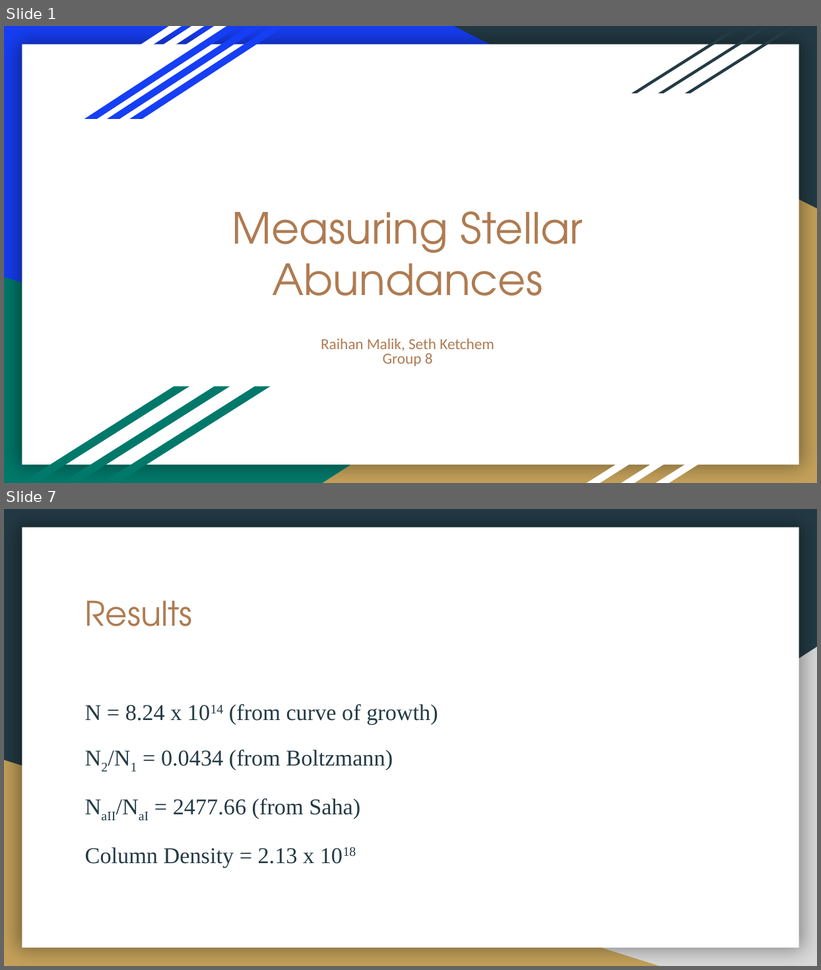
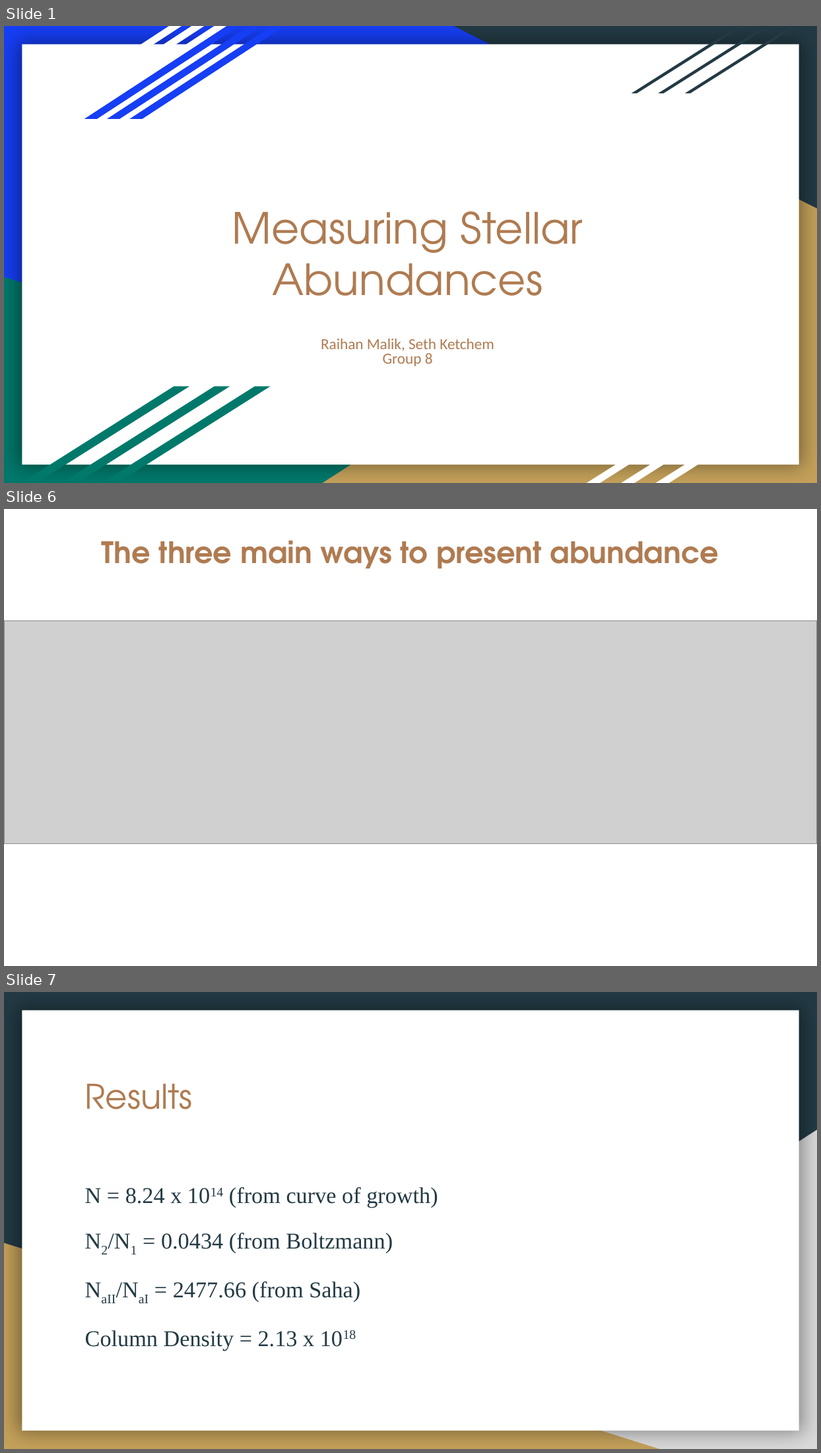
Before and after one commit to sketchemL/Group8-StellarAbundances-ES5205, a slide deck: Project 3 - Measuring Stellar Abundances.pptx. Shown one above the other, each under a label of ours: slides 1 and 7 before the commit, slides 1, 6 and 7 after it; the slides between them are not shown. The pictures are 821x970 and 821x1453 pixels, drawn with LibreOffice and Linux fonts; fonts in the diff are those of the drawing; grey boxes stand for pictures. Boxes give left, top, right and bottom in pixels: in the first picture for what was removed or moved away, otherwise in the second. Text is boxed around its words. In the diff, an @@ line names an element or a change of style, - is before the commit and + after.

```diff
--- a/Project 3 - Measuring Stellar Abundances.pptx
+++ b/Project 3 - Measuring Stellar Abundances.pptx
@@ slide 6 added at [4, 509, 817, 966], background #FFFFFF @@
@@ title added at [102, 540, 719, 569], 26.1 pt, text #AF7B51, bold @@
+The three main ways to present abundance
@@ picture added at [4, 621, 817, 844] @@
```
Also in this commit, not shown: 3 slides changed, 2 other slides added, 3 slides removed.
